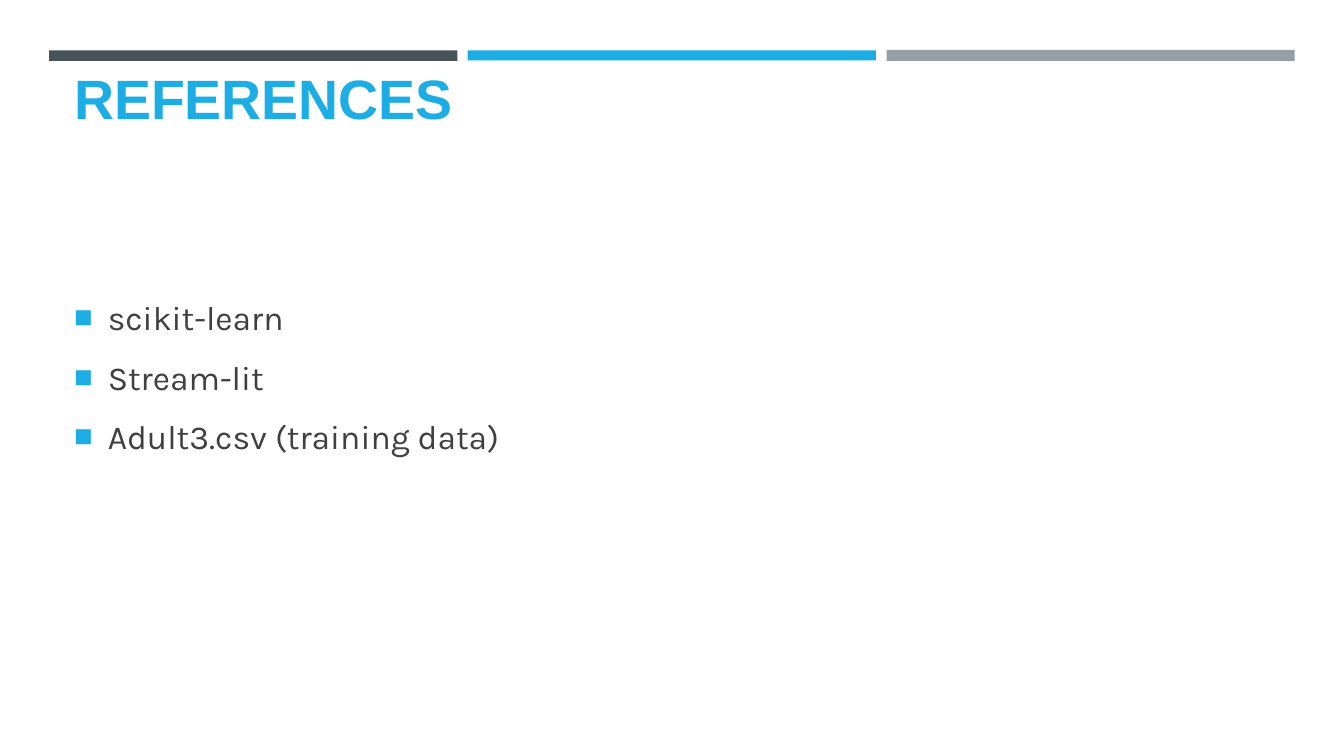
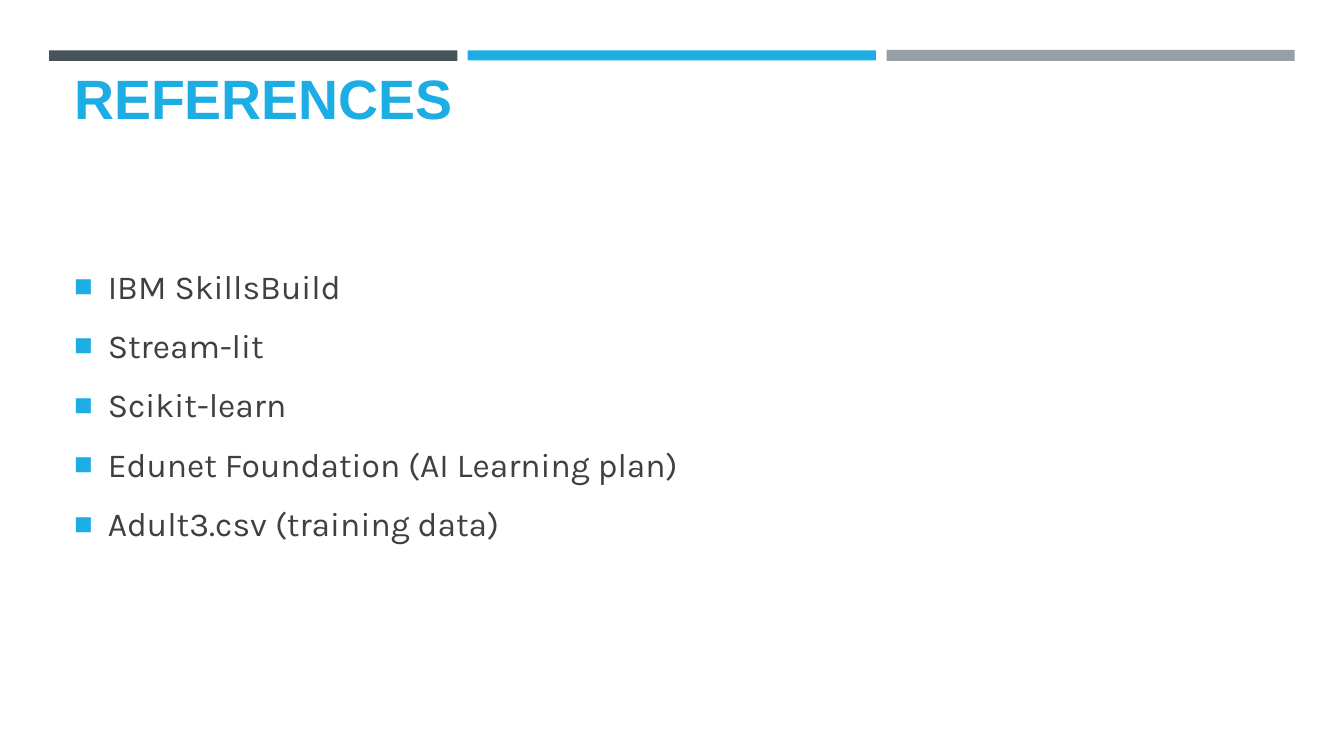
Before and after one commit to AbhisekDas01/Employee-Salary-Prediction-App, a slide deck: slide 20 of Project template.pptx. Drawn at 1344x756 pixels with LibreOffice and Linux fonts; fonts in the diff are those of the drawing; background and template pictures are left out. Boxes give left, top, right and bottom in pixels: in the first picture for what was removed or moved away, otherwise in the second. Text is boxed around its words. In the diff, an @@ line names an element or a change of style, - is before the commit and + after.

```diff
--- a/Project template.pptx
+++ b/Project template.pptx
@@ text at (108, 276, 341, 300): text changed @@
-■ scikit-learn
+■ IBM SkillsBuild
@@ text at (108, 394, 678, 486): paragraphs added @@
+■ Scikit-learn
+■ Edunet Foundation (AI Learning plan)
```
Also in this commit, not shown: 6 other slides changed.
